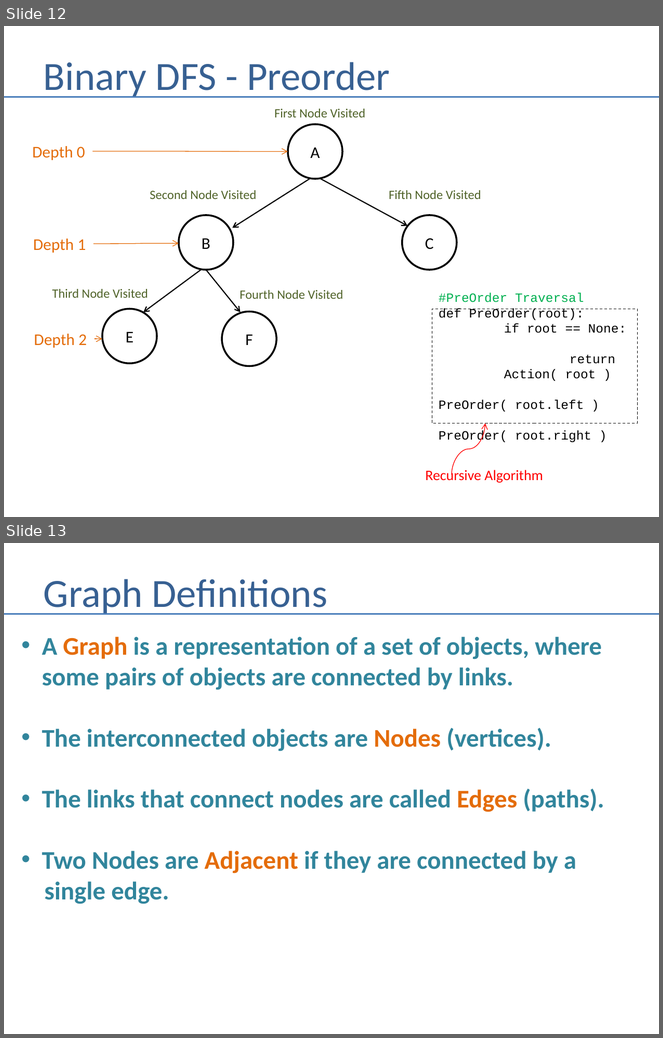
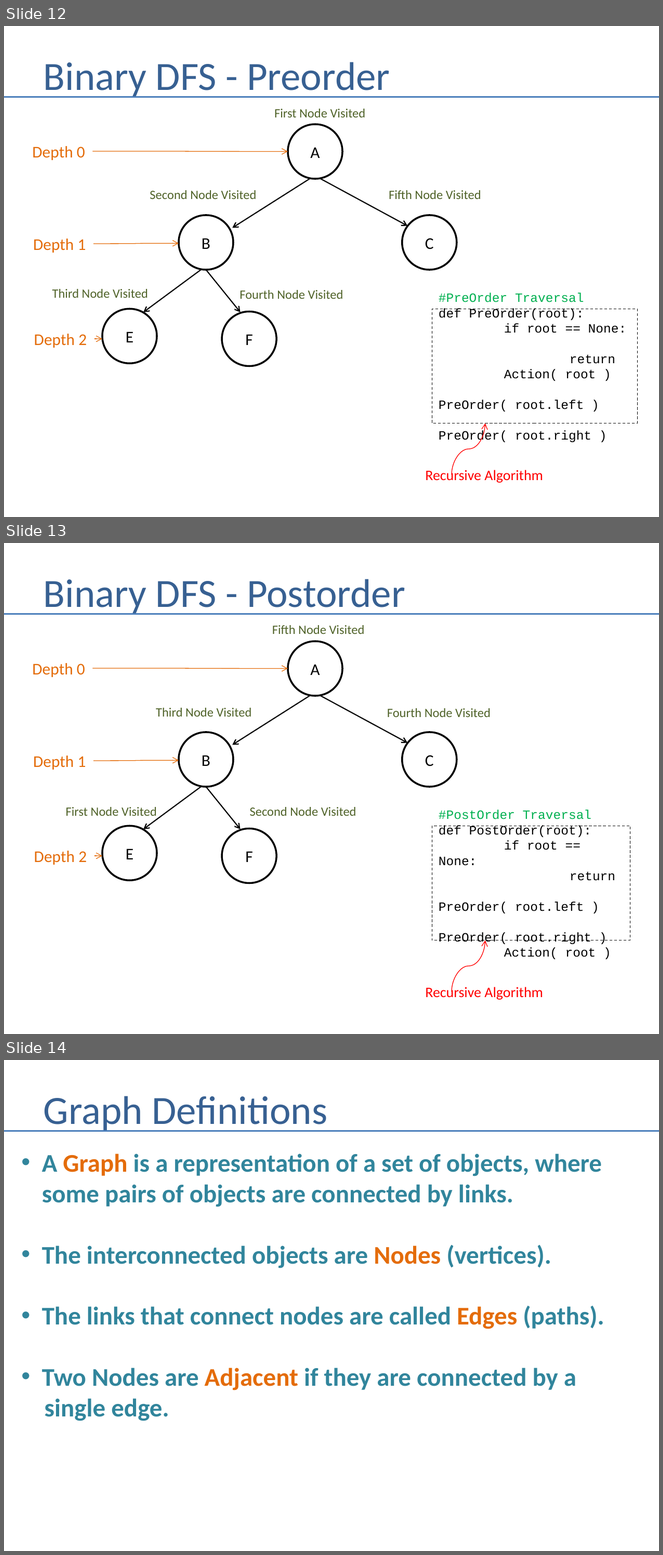
Before and after one commit to andrewferlitsch/Portland-Data-Science-Group, a slide deck: Presentations/AI - Graph Search.pptx. Shown one above the other, each under a label of ours: slides 12 and 13 before the commit, slides 12, 13 and 14 after it. The pictures are 663x1038 and 663x1555 pixels, drawn with LibreOffice and Linux fonts; fonts in the diff are those of the drawing. Boxes give left, top, right and bottom in pixels: in the first picture for what was removed or moved away, otherwise in the second. Text is boxed around its words. In the diff, an @@ line names an element or a change of style, - is before the commit and + after.

Commit message:
graph search

```diff
--- a/Presentations/AI - Graph Search.pptx
+++ b/Presentations/AI - Graph Search.pptx
@@ slide 13 added at [4,543,659,1034], background #FFFFFF @@
@@ title added at [44,579,405,615], 44 pt, text #376092 @@
+Binary DFS - Postorder
@@ line added from (4, 614) to (659, 614), #4B7EBC 1.5 pt @@
@@ text added at [272,625,365,634], 14 pt, text #4F6228 @@
+Fifth Node Visited
@@ ellipse added at [288,641,342,696], outline #000000 2 pt, 18 pt, text #000000 @@
+A
@@ text added at [32,663,85,677], 18 pt, text #E46C0A @@
+Depth 0
@@ curved arrow added from (92, 668) to (288, 669), #E46C0A 0.75 pt @@
@@ arrow added from (310, 696) to (233, 745), #000000 1.25 pt @@
@@ arrow added from (321, 696) to (408, 743), #000000 1.25 pt @@
@@ text added at [156,708,252,717], 14 pt, text #4F6228 @@
+Third Node Visited
@@ text added at [387,708,491,717], 14 pt, text #4F6228 @@
+Fourth Node Visited
@@ ellipse added at [179,732,233,787], outline #000000 2 pt, 18 pt, text #000000 @@
+B
@@ ellipse added at [402,732,457,787], outline #000000 2 pt, 18 pt, text #000000 @@
+C
@@ text added at [33,756,86,770], 18 pt, text #E46C0A @@
+Depth 1
@@ curved arrow added from (94, 761) to (179, 760), #E46C0A 0.75 pt @@
@@ arrow added from (201, 787) to (143, 830), #000000 1.25 pt @@
@@ arrow added from (206, 787) to (241, 830), #000000 1.25 pt @@
@@ text added at [66,807,157,820], 14 pt, text #4F6228 @@
+First Node Visited
@@ text added at [250,807,357,816], 14 pt, text #4F6228 @@
+Second Node Visited
@@ ellipse added at [102,826,157,880], outline #000000 2 pt, 18 pt, text #000000 @@
+E
@@ ellipse added at [222,828,276,883], outline #000000 2 pt, 18 pt, text #000000 @@
+F
@@ rectangle added at [432,826,631,941], outline #000000 0.75 pt dashed, 14 pt, text #000000 @@
+#PostOrder Traversal
+def PostOrder(root):
+if root == None:
+return
+PreOrder( root.left )
+PreOrder( root.right )
+Action( root )
@@ text added at [34,851,87,865], 18 pt, text #E46C0A @@
+Depth 2
@@ curved arrow added from (94, 856) to (102, 856), #E46C0A 0.75 pt @@
@@ curved arrow added from (452, 992) to (486, 941), #FF0000 0.75 pt @@
@@ text added at [425,985,543,1000], 16 pt, text #FF0000 @@
+Recursive Algorithm
@@ what was slide 13 is now slide 14 @@
```
